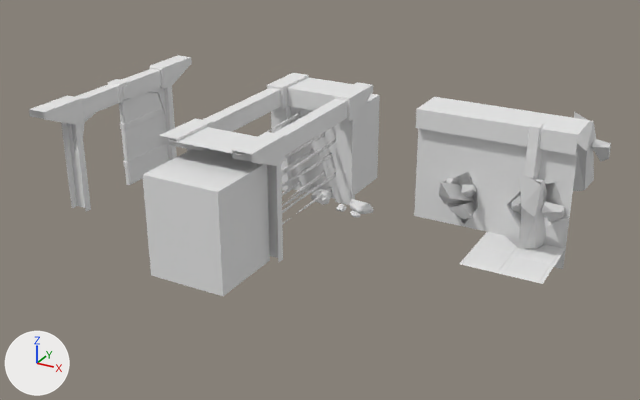
Two versions of the Blender file KJam May 2020/Assets/ArtAssets/Blend-Files_Raw/KJ_ZL_Envi_Assets_01.blend, one commit apart.
Camera for both pictures: a camera (50 mm lens) standing at (11.09, -19.87, 9.79) and looking at (0.64, -0.87, 0.3). Lighting does not change. The marker at lower left points along +X, +Y and +Z. The same objects are shown in both versions, whatever each file hides.

In view in the first picture: 'KJ_ZL_Crystal_Ground_04', 'KJ_ZL_Debris_Rock_01', 'KJ_ZL_Debris_Rock_02', 'KJ_ZL_Floor_Tile_04', 'KJ_ZL_Wall_Gate_01', 'KJ_ZL_Wall_Gateway_Booby_Trap_01', 'KJ_ZL_Wall_Gateway_Straight_02', 'KJ_ZL_Wall_Straight_03', 'KJ_ZL_Wall_Straight_04'.
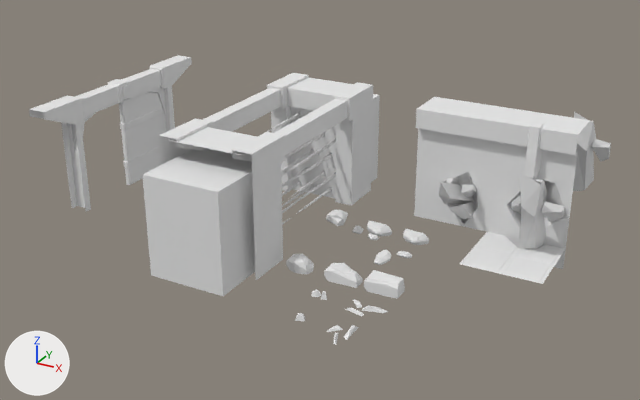
Boxes [x1, y1, x2, y2] around the edits, measured in the pictures (640 x 400 px; the box of a moved part takes in the faces that stretch with it):
'KJ_ZL_Debris_Rock_05', added
    after: [364, 270, 405, 299]
'KJ_ZL_Debris_Rock_02', moved
    before: [336, 199, 374, 217]
    after: [352, 221, 392, 240]
'KJ_ZL_Debris_Rock_06', added
    after: [324, 263, 363, 288]
'KJ_ZL_Debris_Rock_01', moved
    before: [311, 189, 332, 205]
    after: [326, 210, 348, 226]
'KJ_ZL_Debris_Rock_07', added
    after: [286, 254, 314, 274]
'KJ_ZL_Debris_Rock_03', added
    after: [403, 229, 429, 245]
'KJ_ZL_Debris_Rock_04', added
    after: [374, 250, 412, 265]
'KJ_ZL_Crystal_Debris_02', added
    after: [345, 300, 388, 316]
'KJ_ZL_Crystal_Debris_01', added
    after: [327, 325, 359, 345]
'KJ_ZL_Crystal_Debris_03', added
    after: [311, 289, 327, 300]
'KJ_ZL_Crystal_Debris_04', added
    after: [295, 313, 305, 321]
part 1 of me_cube_004, moved or reshaped
    before: [159, 85, 373, 262]
    after: [159, 85, 373, 280]

What changed in the scene script:
```text
Change me_cube_004:
    where me_cube_004.from_pydata(...)  # 240 vertices, 216 faces; spans x -1.24..0.0, y 0.0..3.94, z 0.0..3.07
    verts and faces of me_cube_004; kept vertices keep their numbers, new ones are numbered from 240
    me_cube_004 part 1
    add delete_vertices([20, 22, 24])  # with the faces that use them
    add verts[240] = (-1.24, 3.0, 0.0)
    add verts[241] = (-1.24, 3.0, 2.46)
    add faces += [(1, 2, 241, 6), (0, 6, 241, 240)]
Add me_cube_072:
    me_cube_072.from_pydata([(-0.027, 0.013, 0.172), (0.025, 0.034, 0.16), (-0.101, -0.077, 0.009), (0.104, 0.007, 0.009), (-0.149, 0.089, 0.006), (0.012, 0.166, 0.007), (0.054, 0.022, 0.128), (-0.06, -0.028, 0.132), (0.016, 0.094, 0.128), (-0.092, 0.048, 0.131)], [], [(9, 4, 2, 7), (0, 1, 8, 9), (9, 8, 5, 4), (4, 5, 3, 2), (7, 6, 1, 0), (8, 1, 6), (9, 7, 0), (5, 8, 6, 3), (2, 3, 6, 7)])
    me_cube_072.materials.append(mat_atlascarrier)  # its picture is missing
Change ob_kj_zl_debris_rock_02:
    ob_kj_zl_debris_rock_02.location: (1.0, 0.0, 0.0) -> (2.0, -1.0, 0.0)
Change ob_kj_zl_debris_rock_01:
    ob_kj_zl_debris_rock_01.location: (0.0, 0.0, 0.0) -> (1.0, -1.0, 0.0)
Add ob_kj_zl_debris_rock_03:
    ob_kj_zl_debris_rock_03 = bpy.data.objects.new('KJ_ZL_Debris_Rock_03', me_cube_061)  # 28 vertices, 26 faces; spans x 0.288..0.972, y -0.619..-0.07, z 0.0..0.289; in mat_atlascarrier (its picture is missing); modifiers TRIANGULATE
    ob_kj_zl_debris_rock_03.location = (3.0, -1.0, 0.0)
Add ob_kj_zl_debris_rock_04:
    ob_kj_zl_debris_rock_04 = bpy.data.objects.new('KJ_ZL_Debris_Rock_04', me_cube_062)  # 55 vertices, 50 faces; spans x 0.139..0.906, y -0.968..-0.126, z -0.013..0.125; in mat_atlascarrier (its picture is missing); modifiers TRIANGULATE
    ob_kj_zl_debris_rock_04.location = (3.0, -2.0, 0.0)
Add ob_kj_zl_debris_rock_05:
    ob_kj_zl_debris_rock_05 = bpy.data.objects.new('KJ_ZL_Debris_Rock_05', me_cube_067)  # 16 vertices, 12 faces; spans x -0.402..0.402, y -0.222..0.236, z 0.0..0.329; in mat_atlascarrier (its picture is missing)
    ob_kj_zl_debris_rock_05.location = (4.0, -4.0, 0.0)
Add ob_kj_zl_crystal_debris_01:
    ob_kj_zl_crystal_debris_01 = bpy.data.objects.new('KJ_ZL_Crystal_Debris_01', me_cube_068)  # 24 vertices, 18 faces; spans x -0.319..0.192, y -0.472..0.348, z 0.006..0.108; in mat_atlascarrier (its picture is missing)
    ob_kj_zl_crystal_debris_01.location = (4.0, -6.0, 0.0)
Add ob_kj_zl_crystal_debris_02:
    ob_kj_zl_crystal_debris_02 = bpy.data.objects.new('KJ_ZL_Crystal_Debris_02', me_cube_070)  # 24 vertices, 18 faces; spans x -0.432..0.457, y -0.239..0.291, z 0.006..0.108; in mat_atlascarrier (its picture is missing)
    ob_kj_zl_crystal_debris_02.location = (4.0, -5.0, 0.0)
Add ob_kj_zl_crystal_debris_03:
    ob_kj_zl_crystal_debris_03 = bpy.data.objects.new('KJ_ZL_Crystal_Debris_03', me_cube_071)  # 20 vertices, 16 faces; spans x -0.312..0.082, y -0.041..0.194, z 0.006..0.184; in mat_atlascarrier (its picture is missing)
    ob_kj_zl_crystal_debris_03.location = (3.0, -5.0, 0.0)
Add ob_kj_zl_crystal_debris_04:
    ob_kj_zl_crystal_debris_04 = bpy.data.objects.new('KJ_ZL_Crystal_Debris_04', me_cube_072)
    ob_kj_zl_crystal_debris_04.location = (3.0, -6.0, 0.0)
Add ob_kj_zl_debris_rock_06:
    ob_kj_zl_debris_rock_06 = bpy.data.objects.new('KJ_ZL_Debris_Rock_06', me_cube_073)  # 28 vertices, 24 faces; spans x -0.402..0.402, y -0.222..0.23, z 0.0..0.329; in mat_atlascarrier (its picture is missing)
    ob_kj_zl_debris_rock_06.location = (3.0, -4.0, 0.0)
Add ob_kj_zl_debris_rock_07:
    ob_kj_zl_debris_rock_07 = bpy.data.objects.new('KJ_ZL_Debris_Rock_07', me_cube_074)  # 26 vertices, 23 faces; spans x -0.402..0.167, y -0.267..0.23, z 0.0..0.381; in mat_atlascarrier (its picture is missing)
    ob_kj_zl_debris_rock_07.location = (2.0, -4.0, 0.0)
```
